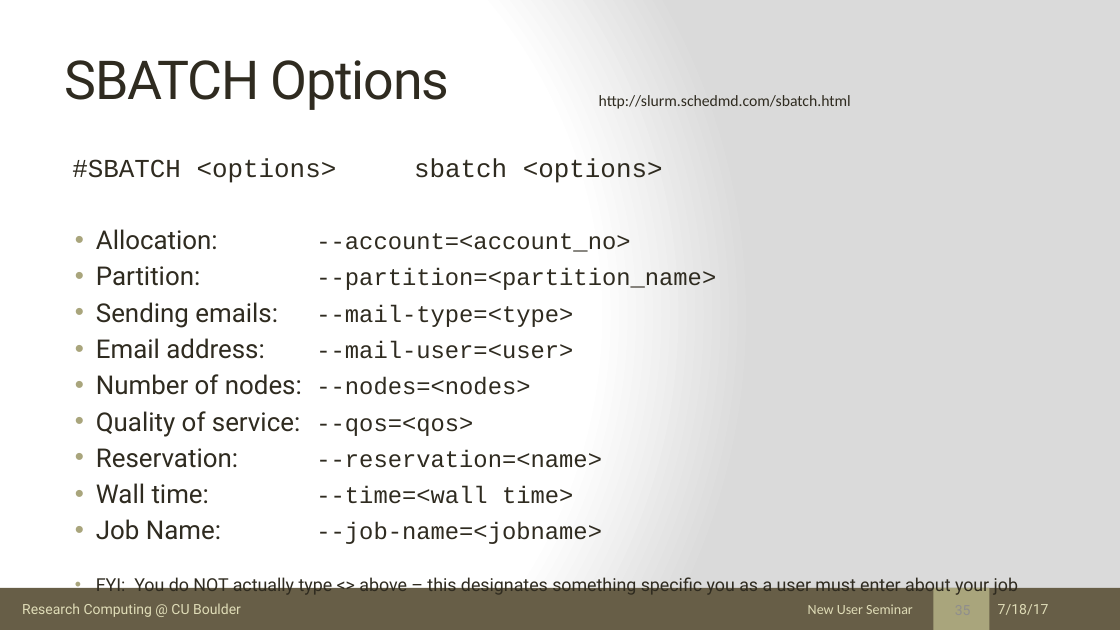
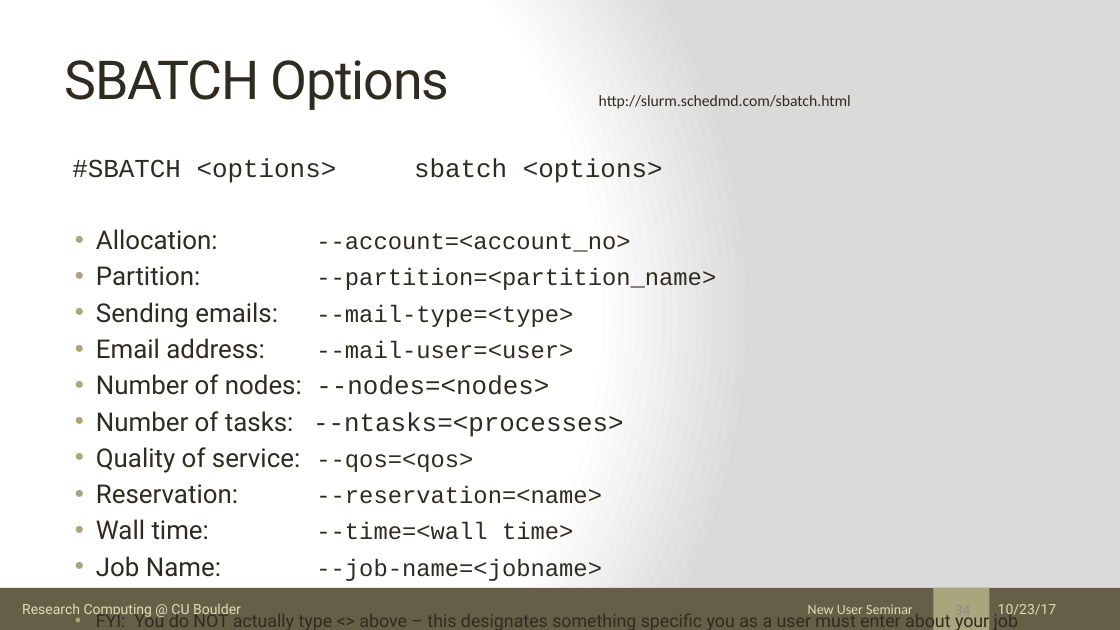
Before and after one commit to ResearchComputing/New_User_Seminar, a slide deck: slide 34 of rc_new_user_seminar_2017.pptx (slide 35 before the commit). Drawn at 1120x630 pixels with LibreOffice and Linux fonts; fonts in the diff are those of the drawing. Boxes give left, top, right and bottom in pixels: in the first picture for what was removed or moved away, otherwise in the second. Text is boxed around its words. In the diff, an @@ line names an element or a change of style, - is before the commit and + after.

```diff
--- a/rc_new_user_seminar_2017.pptx
+++ b/rc_new_user_seminar_2017.pptx
@@ text at box(96, 374, 549, 395): size 20.4 to 22.2 pt in "--nodes=<nodes>" @@
@@ text at box(96, 411, 624, 437): paragraph added @@
+• Number of tasks: --ntasks=<processes>
@@ page number added at box(955, 617, 971, 618), 12 pt, text #8F8F8D @@
+34
@@ text at box(998, 604, 1057, 618): text changed @@
-7/18/17
+10/23/17
```
Also in this commit, not shown: 54 other slides changed, 1 slide removed, 1 other file.
